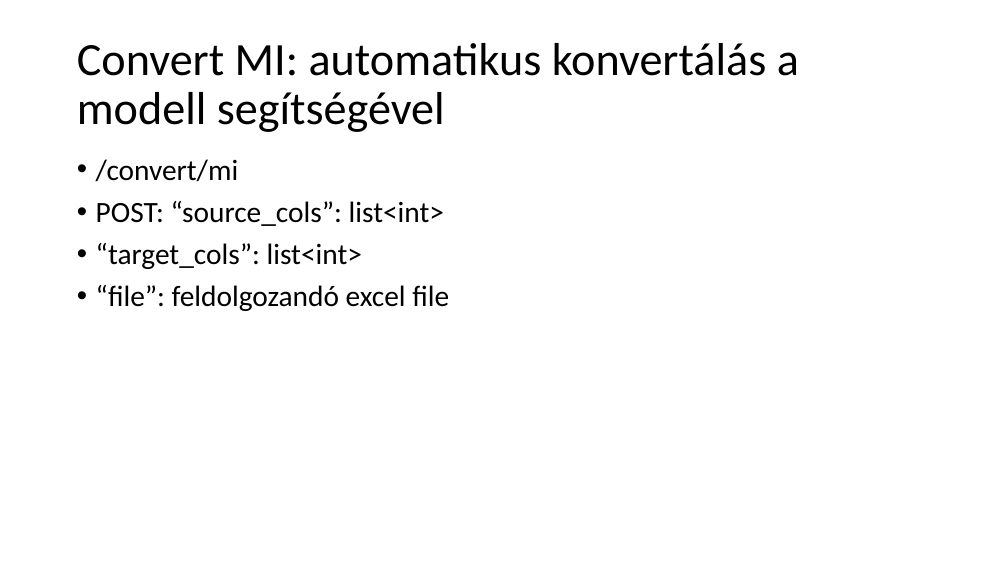
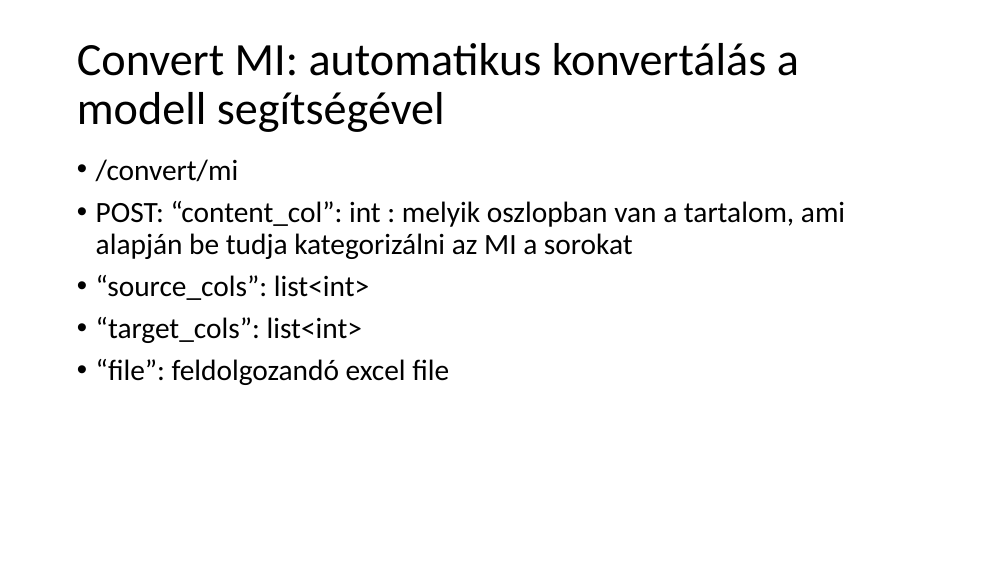
Before and after one commit to ejanos/strabag, a slide deck: slide 12 of python WebAPI.ppt. Drawn at 1008x567 pixels with LibreOffice and Linux fonts; fonts in the diff are those of the drawing. Boxes give left, top, right and bottom in pixels: in the first picture for what was removed or moved away, otherwise in the second. Text is boxed around its words. In the diff, an @@ line names an element or a change of style, - is before the commit and + after.

Commit message:
[fix] webapi: convert_mi endpoint

```diff
--- a/python WebAPI.ppt
+++ b/python WebAPI.ppt
@@ text at (x1=96, y1=201, x2=845, y2=300): text changed @@
-• POST: “source_cols”: list<int>
+• POST: “content_col”: int : melyik oszlopban van a tartalom, ami alapján be tudja kategorizálni az MI a sorokat
+• “source_cols”: list<int>
```
Also in this commit, not shown: 3 other files.
